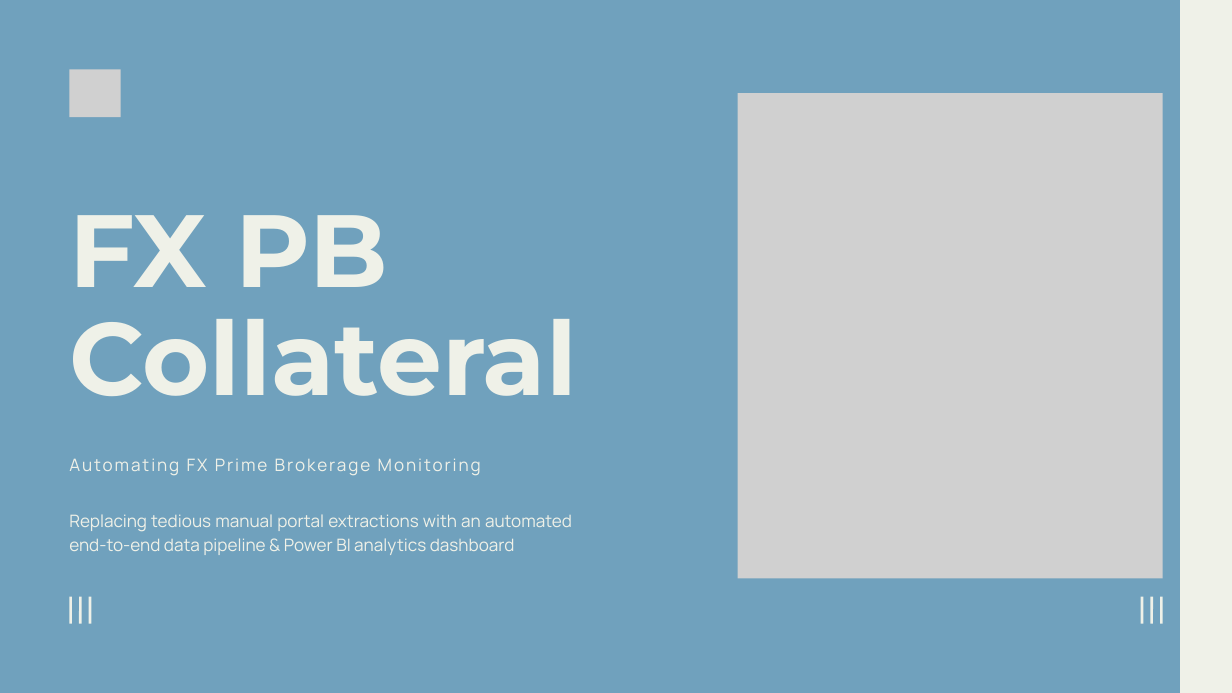
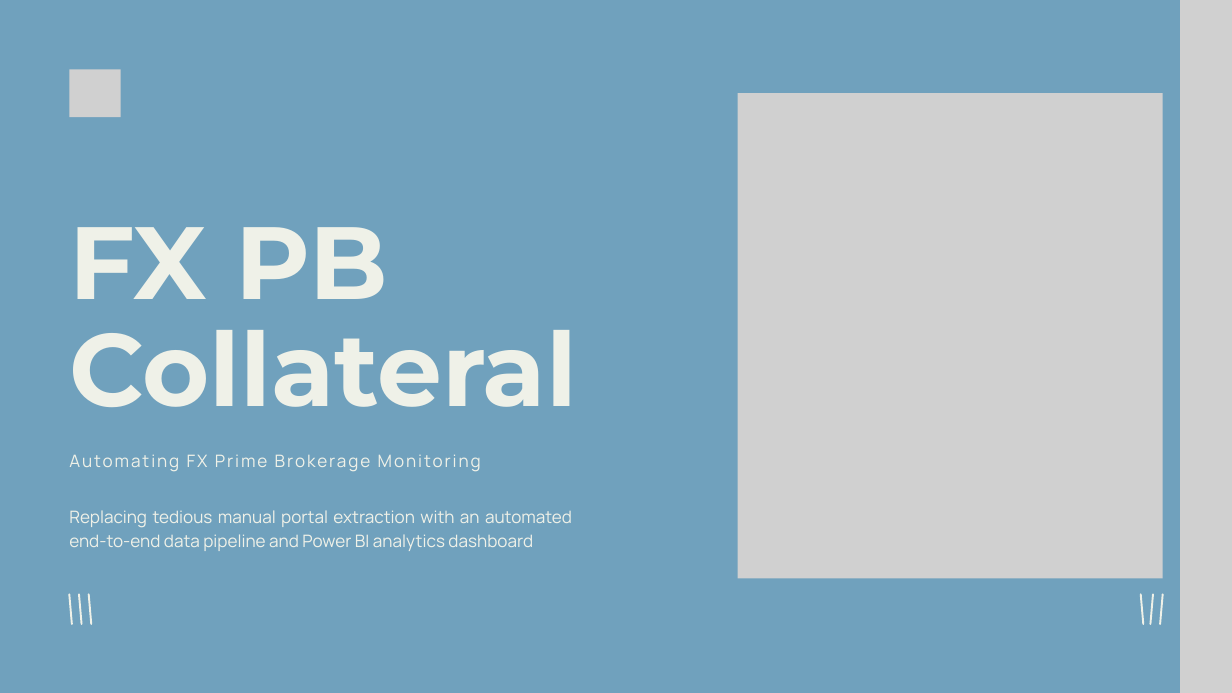
Before and after one commit to sgarciapuga/Work_Portfolio, a slide deck: slide 1 of fx-prime-brokerage-collateral/presentation/fx-primer-broker-collateral.pptx. Drawn at 1232x693 pixels with LibreOffice and Linux fonts; fonts in the diff are those of the drawing; grey boxes stand for pictures. Boxes give left, top, right and bottom in pixels: in the first picture for what was removed or moved away, otherwise in the second. Text is boxed around its words. In the diff, an @@ line names an element or a change of style, - is before the commit and + after.

```diff
--- a/fx-prime-brokerage-collateral/presentation/fx-primer-broker-collateral.pptx
+++ b/fx-prime-brokerage-collateral/presentation/fx-primer-broker-collateral.pptx
@@ freeform shape removed at <box>1180,0,1232,693</box> @@
@@ picture added at <box>1180,0,1232,693</box> @@
@@ text "FX PB Collateral": place and size @@
-text "FX PB Collateral" at <box>69,215,577,396</box>
+text "FX PB Collateral" at <box>69,227,577,407</box>
@@ text "Automating FX Prime Brokerage Monitoring" rewrapped from <box>69,452,600,476</box> to <box>69,447,600,475</box> @@
@@ text at <box>69,510,572,551</box>: text changed @@
-Replacing tedious manual portal extractions with an automated end-to-end data pipeline & Power BI analytics dashboard
+Replacing tedious manual portal extraction with an automated end-to-end data pipeline and Power BI analytics dashboard
@@ line added from (72, 624) to (70, 594), #EFF1E8 2.25 pt @@
@@ line added from (81, 624) to (79, 594), #EFF1E8 2.25 pt @@
@@ line moved from (71, 623) - (71, 596) to (91, 624) - (89, 594) @@
@@ line (91, 624) - (89, 594): stroke #EFF1E8 3 pt to #EFF1E8 2.25 pt @@
@@ line moved from (80, 623) - (80, 596) to (1143, 624) - (1141, 594) @@
@@ line (1143, 624) - (1141, 594): stroke #EFF1E8 3 pt to #EFF1E8 2.25 pt @@
@@ line moved from (90, 623) - (90, 596) to (1151, 624) - (1153, 594) @@
@@ line (1151, 624) - (1153, 594): stroke #EFF1E8 3 pt to #EFF1E8 2.25 pt @@
@@ line removed from (1152, 623) to (1152, 596) @@
@@ line moved from (1142, 623) - (1142, 596) to (1160, 624) - (1162, 594) @@
@@ line (1160, 624) - (1162, 594): stroke #EFF1E8 3 pt to #EFF1E8 2.25 pt @@
@@ line removed from (1161, 623) to (1161, 596) @@
```
Also in this commit, not shown: 13 other slides changed, 3 other files.
